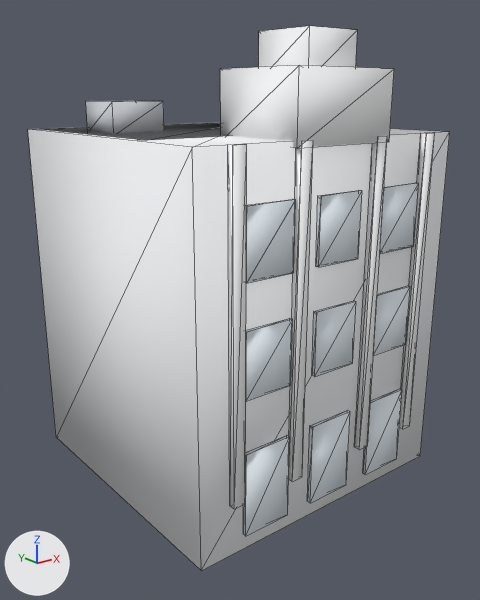
Renders of the glTF model Assets/models/commercial-shop-deco.glb from each side of a commit.
One viewpoint serves both versions: a 50 mm lens placed at (-16.8, -21.3, 15.5), pointed at (-0.1, -0.5, 7.2). Every picture has the same lights, and +X, +Y and +Z are marked at lower left. The older version comes first. Mesh edges are drawn as thin lines. Where no turn or scale is listed for an object, it has been applied to the vertices.

Objects in the first picture: 'geometry_0'.
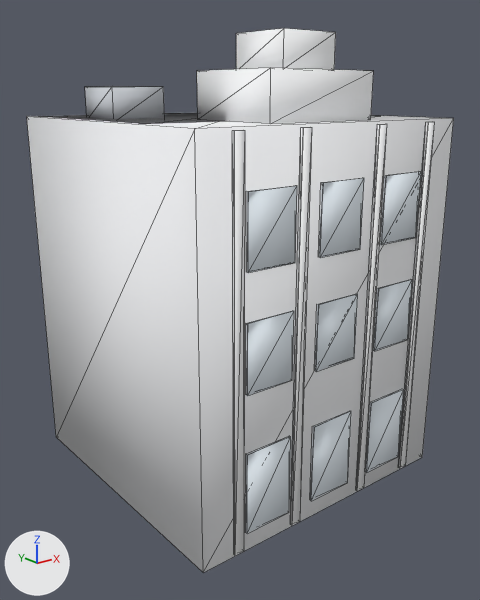
Pixel boxes (x1, y1, x2, y2) of what changed, in the pictures (480 x 600 px; the box of a moved part takes in the faces that stretch with it):
'geometry_0', reshaped: before (28, 26, 450, 571); after (27, 28, 454, 573)
part 1 of me_geometry_0, moved or reshaped: before (28, 123, 450, 571); after (27, 113, 454, 573)
part 2 of me_geometry_0, moved or reshaped: before (220, 65, 394, 148); after (197, 68, 373, 124)
part 3 of me_geometry_0, moved or reshaped: before (259, 26, 357, 67); after (236, 28, 336, 70)
part 4 of me_geometry_0, moved or reshaped: before (44, 123, 224, 140); after (39, 113, 219, 124)
part 5 of me_geometry_0, moved or reshaped: before (86, 101, 164, 133); after (85, 86, 164, 119)
part 6 of me_geometry_0, moved or reshaped: before (228, 144, 247, 509); after (232, 130, 245, 556)
part 7 of me_geometry_0, moved or reshaped: before (289, 141, 313, 482); after (290, 127, 312, 526)
part 8 of me_geometry_0, moved or reshaped: before (355, 136, 387, 450); after (356, 124, 387, 491)
part 9 of me_geometry_0, moved or reshaped: before (399, 133, 435, 429); after (398, 122, 435, 469)
part 10 of me_geometry_0, moved or reshaped: before (246, 318, 293, 401); after (246, 311, 294, 396)
part 11 of me_geometry_0, moved or reshaped: before (246, 199, 296, 283); after (247, 186, 297, 273)
part 12 of me_geometry_0, moved or reshaped: before (312, 301, 356, 377); after (315, 294, 358, 372)
part 13 of me_geometry_0, moved or reshaped: before (316, 190, 362, 267); after (319, 178, 364, 258)
part 14 of me_geometry_0, moved or reshaped: before (373, 286, 410, 356); after (373, 279, 412, 351)
part 15 of me_geometry_0, moved or reshaped: before (380, 183, 419, 254); after (380, 172, 421, 245)

The change, as a diff of the scene's bpy script:
```diff
--- a/Assets/models/commercial-shop-deco.glb.py
+++ b/Assets/models/commercial-shop-deco.glb.py
@@ me_geometry_0 @@
 me_geometry_0.from_pydata(...)  # 152 vertices, 228 faces; spans x -6.0..6.0, y -6.0..6.0, z 0.0..17.5
 # used by ob_geometry_0; location = (0.0, 0.0, 0.0)
+# me_geometry_0 part 1: the loose piece of 8 vertices spanning x -6.0..6.0, y -5.8..6.0, z 0.0..14.1 is scaled about the mesh origin by (1, 1.01, 1.04)
+# me_geometry_0 part 2: the loose piece of 8 vertices spanning x -2.2..2.2, y -6.0..-2.0, z 13.9..16.3 is scaled about its middle by (1.09, 1.01, 0.69), then moved by (0.0, 1.1, 0.3)
+# me_geometry_0 part 3: the loose piece of 8 vertices spanning x -1.1..1.1, y -5.2..-2.8, z 15.9..17.5 is scaled about its middle by (1.09, 1.01, 0.777), then moved by (0.0, 1.1, 0.2)
+# me_geometry_0 part 4: the loose piece of 8 vertices spanning x -5.6..5.6, y -2.6..5.8, z 13.7..14.1 is moved by (0.0, 0.0, 0.5)
+# me_geometry_0 part 5: the loose piece of 8 vertices spanning x -4.5..-2.3, y 1.5..3.6, z 14.0..15.2 is moved by (0.0, 0.0, 0.5)
+# me_geometry_0 part 6: the loose piece of 8 vertices spanning x -4.8..-4.2, y -6.0..-5.8, z 2.0..14.1 is scaled about its middle by (0.8, 0.404, 1.19), then moved by (0.0, -0.1, -0.8)
+# me_geometry_0 part 7: the loose piece of 8 vertices spanning x -2.0..-1.5, y -6.0..-5.8, z 2.0..14.1 is scaled about its middle by (0.8, 0.404, 1.19), then moved by (0.0, -0.1, -0.8)
+# me_geometry_0 part 8: the loose piece of 8 vertices spanning x 1.5..2.0, y -6.0..-5.8, z 2.0..14.1 is scaled about its middle by (0.8, 0.404, 1.19), then moved by (0.0, -0.1, -0.8)
+# me_geometry_0 part 9: the loose piece of 8 vertices spanning x 4.2..4.8, y -6.0..-5.8, z 2.0..14.1 is scaled about its middle by (0.8, 0.404, 1.19), then moved by (0.0, -0.1, -0.8)
+# me_geometry_0 part 10: the loose piece of 8 vertices spanning x -4.2..-2.2, y -5.9..-5.8, z 5.8..8.2 is moved by (0.0, -0.1, 0.3)
+# me_geometry_0 part 11: the loose piece of 8 vertices spanning x -4.2..-2.2, y -5.9..-5.8, z 9.9..12.3 is moved by (0.0, -0.1, 0.4)
+# me_geometry_0 part 12: the loose piece of 8 vertices spanning x -1.0..1.0, y -5.9..-5.8, z 5.8..8.2 is moved by (0.0, -0.1, 0.3)
+# me_geometry_0 part 13: the loose piece of 8 vertices spanning x -1.0..1.0, y -5.9..-5.8, z 9.9..12.3 is moved by (0.0, -0.1, 0.4)
+# me_geometry_0 part 14: the loose piece of 8 vertices spanning x 2.2..4.2, y -5.9..-5.8, z 5.8..8.2 is moved by (0.0, -0.1, 0.3)
+# me_geometry_0 part 15: the loose piece of 8 vertices spanning x 2.2..4.2, y -5.9..-5.8, z 9.9..12.3 is moved by (0.0, -0.1, 0.4)
 me_geometry_0.materials.append(mat_sww_flat_vertex)
```
